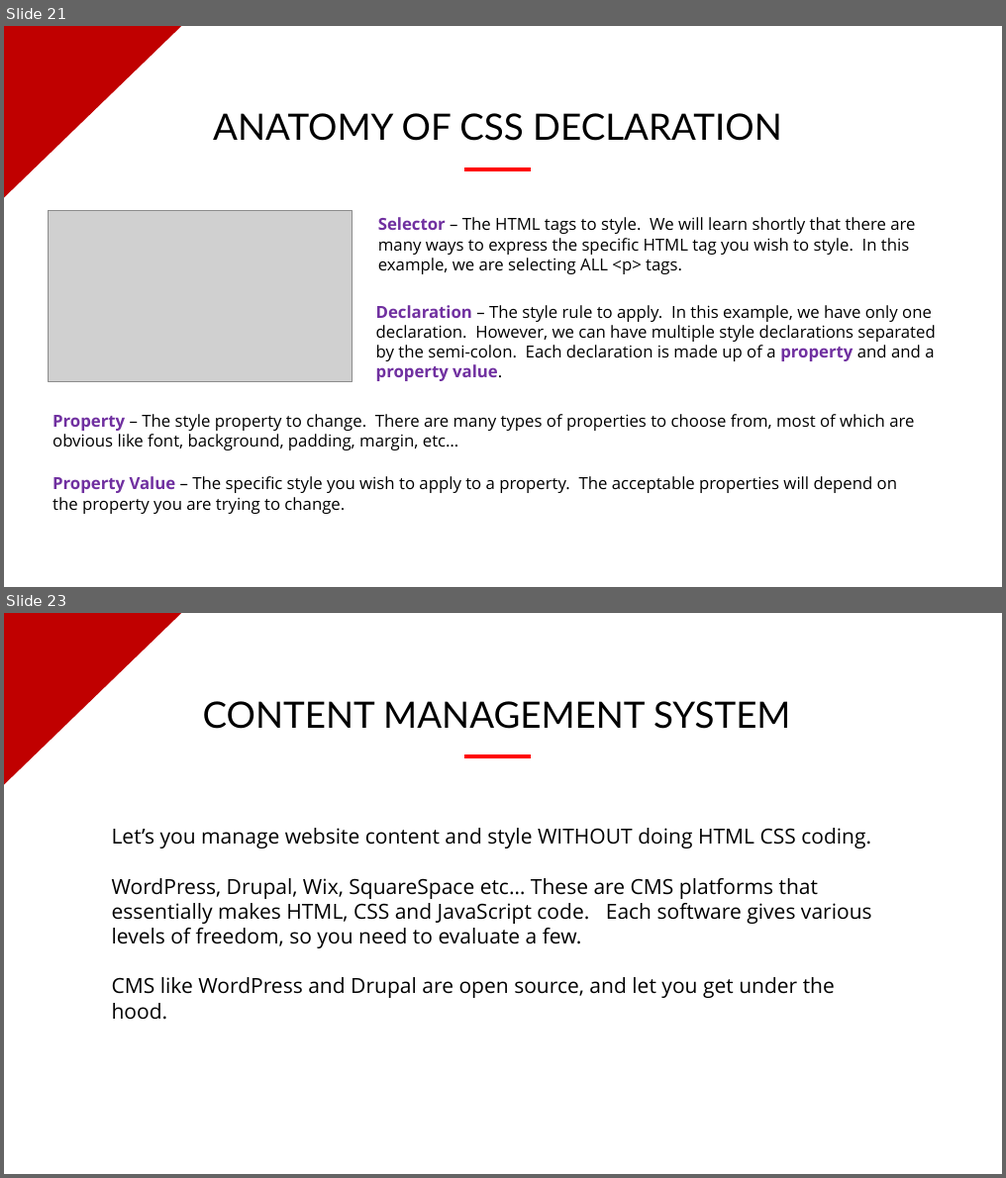
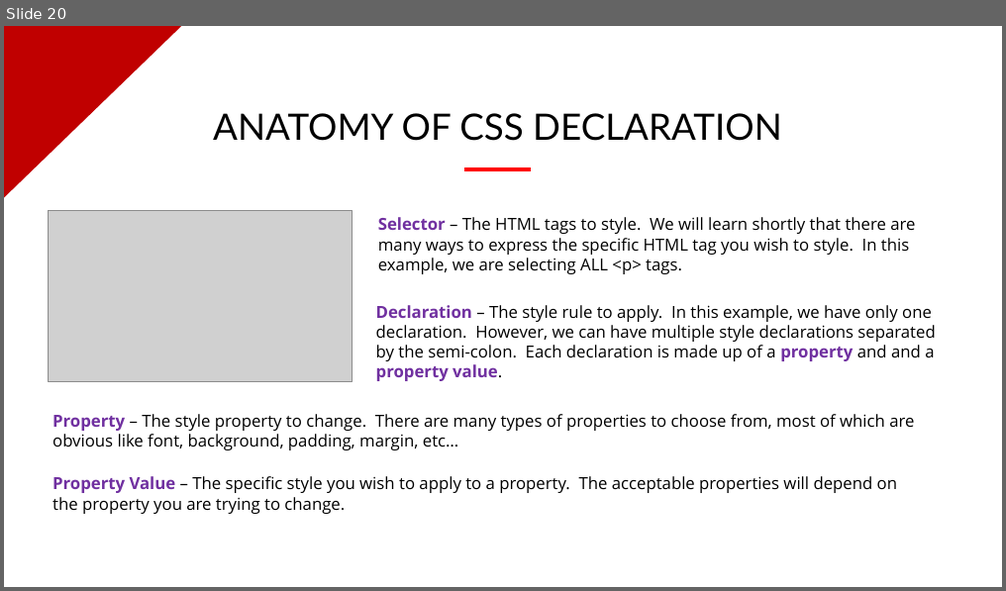
Before and after one commit to evermight/fullstack-training, a slide deck: crash-course/20230617-intro/intro-to-website.pptx. Shown one above the other, each under a label of ours: slides 21 and 23 before the commit, slide 20 after it; the slides between them are not shown. The pictures are 1006x1178 and 1006x591 pixels, drawn with LibreOffice and Linux fonts; fonts in the diff are those of the drawing; grey boxes stand for pictures; background and template pictures are left out. Boxes give left, top, right and bottom in pixels: in the first picture for what was removed or moved away, otherwise in the second. Text is boxed around its words. In the diff, an @@ line names an element or a change of style, - is before the commit and + after.

```diff
--- a/crash-course/20230617-intro/intro-to-website.pptx
+++ b/crash-course/20230617-intro/intro-to-website.pptx
@@ slide 23 removed at [4, 613, 1002, 1174], background picture (left out); not listed: 1 template element that a slide beside it also shows @@
@@ text removed at [203, 701, 791, 729] @@
-CONTENT MANAGEMENT SYSTEM
@@ rectangle removed at [465, 755, 531, 759] @@
@@ text removed at [112, 828, 872, 1020] @@
-Let’s you manage website content and style WITHOUT doing HTML CSS coding.
-WordPress, Drupal, Wix, SquareSpace etc… These are CMS platforms that essentially makes HTML, CSS and JavaScript code. Each software gives various levels of freedom, so you need to evaluate a few.
-CMS like WordPress and Drupal are open source, and let you get under the hood.
@@ what was slide 21 is now slide 20 @@
```
Also in this commit, not shown: 2 slides changed, 5 other files.
